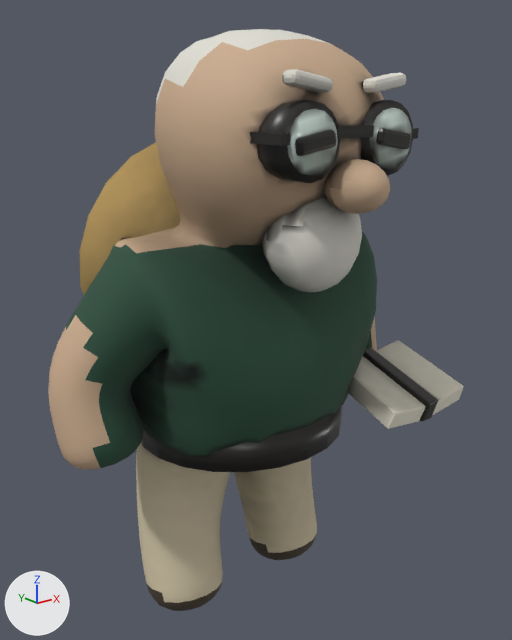
Two versions of the glTF model public/models/okiyo.glb, one commit apart.
Before and after are seen from a 50 mm lens placed at (-0.499, -0.685, 0.662), pointed at (0.008, -0.052, 0.408). The lights are fixed; the arrows at lower left show +X, +Y and +Z. The older version comes first.

Names of what the first picture shows: 'okiyo'.
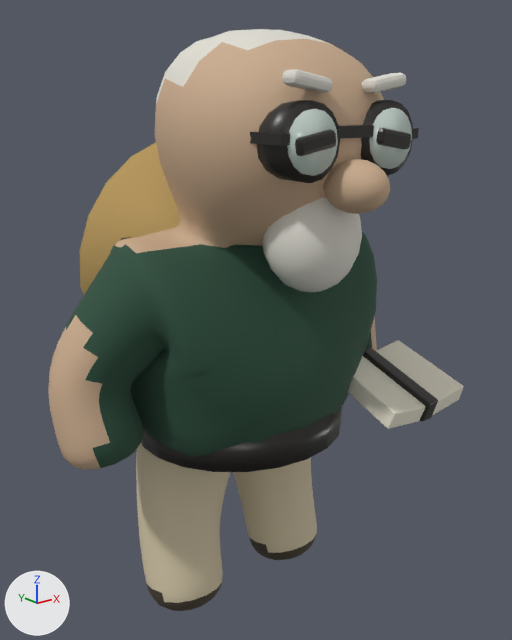
What the commit changed:
In material 'okiyo_skin' (mat_okiyo_skin), texture is no longer img_okiyo_skin_tex.
In material 'okiyo_skin' (mat_okiyo_skin), base_color is now set to (0.604, 0.42, 0.274), beige #ccad8f.
In material 'okiyo_robe' (mat_okiyo_robe), texture is no longer img_okiyo_robe_tex.
In material 'okiyo_robe' (mat_okiyo_robe), base_color is now set to (0.0245, 0.0783, 0.047), dark green #2b4f3d.
In material 'okiyo_kinari' (mat_okiyo_kinari), texture is no longer img_okiyo_kinari_tex.
In material 'okiyo_kinari' (mat_okiyo_kinari), base_color is now set to (0.656, 0.57, 0.393), beige #d4c7a8.
In material 'okiyo_hair' (mat_okiyo_hair), texture is no longer img_okiyo_hair_tex.
In material 'okiyo_hair' (mat_okiyo_hair), base_color is now set to (0.748, 0.729, 0.656), light grey #e0ded4.
In material 'okiyo_lens' (mat_okiyo_lens), texture is no longer img_okiyo_lens_tex.
In material 'okiyo_lens' (mat_okiyo_lens), base_color is now set to (0.604, 0.711, 0.656), light grey #ccdbd4.
In material 'okiyo_straw' (mat_okiyo_straw), texture is no longer img_okiyo_straw_tex.
In material 'okiyo_straw' (mat_okiyo_straw), base_color is now set to (0.57, 0.38, 0.133), orange #c7a666.
In material 'okiyo_paper' (mat_okiyo_paper), texture is no longer img_okiyo_paper_tex.
In material 'okiyo_paper' (mat_okiyo_paper), base_color is now set to (0.848, 0.807, 0.674), pale yellow #ede8d6.

Location of each change, [x1, y1, x2, y2] in pixels of the pictures (512 x 640 px):
'okiyo', surface changed
    both: [86, 66, 444, 565]
